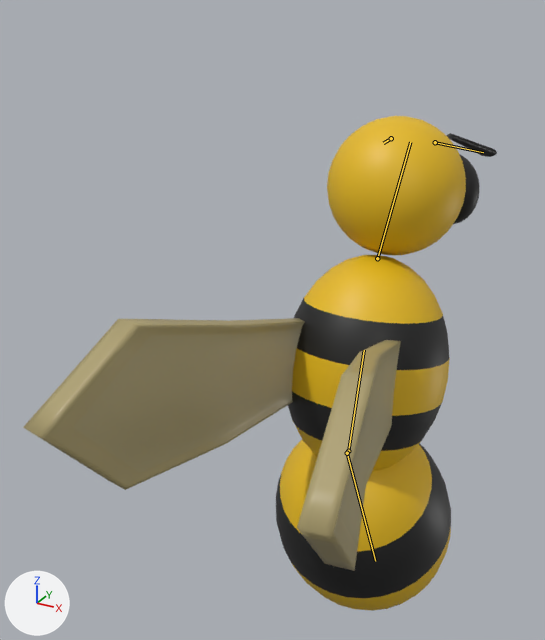
Renders of the FBX model GithubGameJam2021/Assets/FBX/Characters/Bee.fbx from each side of a commit.
Camera for both pictures: a 50 mm lens placed at (3.75, -9.12, 9.47), pointed at (-1.28, 0.03, 4.9). Every picture has the same lights, and +X, +Y and +Z are marked at lower left. The bones that change are drawn over the model as lines.
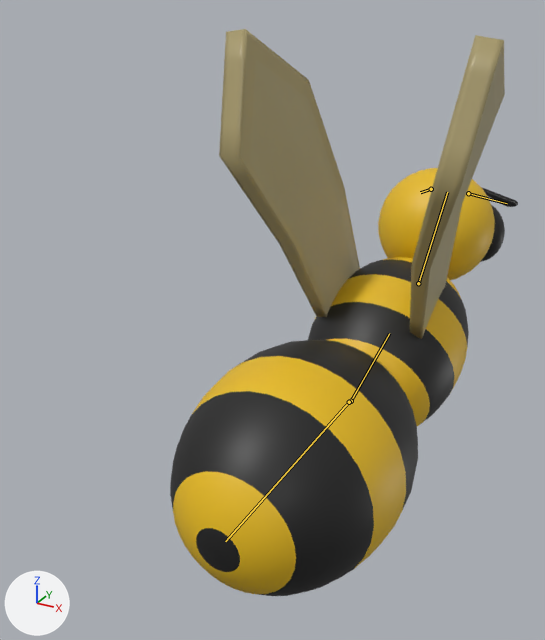
The newer file adds an action. The first version stands in its rest pose; the second is drawn at frame 22 of the action 'FlyMoveBaked'.

The change, as JSON lines over the scene's bpy script:
```json
{"block": "bone_root", "where": "bone_root = bpy.data.objects['Armature'].pose.bones['Root']"}
{"op": "set", "path": "bone_root.location", "old": "(0.0, 0.0, 0.0)", "new": "(0.0, 0.86, -0.23)"}
{"op": "set", "path": "bone_root.rotation_quaternion", "old": "(1.0, 0.0, 0.0, 0.0)", "new": "(0.878, 0.48, 0.0, 0.0)", "note": "degrees (0, 0, 0) -> degrees (57, 0, 0)"}
{"block": "bone_head", "where": "bone_head = bpy.data.objects['Armature'].pose.bones['Head']  # child of 'Root'"}
{"op": "set", "path": "bone_head.rotation_quaternion", "old": "(1.0, 0.0, 0.0, 0.0)", "new": "(0.91, -0.415, 0.0, 0.0)", "note": "degrees (0, 0, 0) -> degrees (-49, 0, 0)"}
{"block": "bone_antenna_l", "where": "bone_antenna_l = bpy.data.objects['Armature'].pose.bones['Antenna.L']  # child of 'AntennaRoot.L'"}
{"op": "set", "path": "bone_antenna_l.rotation_quaternion", "old": "(1.0, 0.0, 0.0, 0.0)", "new": "(0.999, -0.023, 0.0, 0.031)", "note": "degrees (0, 0, 0) -> degrees (-3, 0, 4)"}
{"block": "bone_antenna_r", "where": "bone_antenna_r = bpy.data.objects['Armature'].pose.bones['Antenna.R']  # child of 'AntennaRoot.R'"}
{"op": "set", "path": "bone_antenna_r.rotation_quaternion", "old": "(1.0, 0.0, 0.0, 0.0)", "new": "(0.999, -0.021, 0.0, -0.029)", "note": "degrees (0, 0, 0) -> degrees (-2, 0, -3)"}
{"block": "bone_bottom", "where": "bone_bottom = bpy.data.objects['Armature'].pose.bones['Bottom']  # child of 'Root'"}
{"op": "set", "path": "bone_bottom.rotation_quaternion", "old": "(1.0, 0.0, 0.0, 0.0)", "new": "(0.876, -0.464, -0.009, -0.133)", "note": "degrees (0, 0, 0) -> degrees (-55, -8, -13)"}
```

What differs and where, as boxes [x1, y1, x2, y2] in the pictures (545 x 640 px):
```json
{"object": "Sphere.001", "change": "posed", "before": [23, 116, 497, 611], "after": [170, 29, 518, 596], "on screen": "27% narrower, 15% taller"}
{"bone": "Root", "before": "(348, 451) to (364, 350)", "after": "(351, 401) to (389, 333)"}
{"bone": "Head", "before": "(377, 258) to (410, 142)", "after": "(418, 283) to (447, 192)"}
{"bone": "Antenna.L", "before": "(391, 138) to (383, 143)", "after": "(431, 189) to (420, 192)"}
{"bone": "Antenna.R", "before": "(435, 142) to (483, 152)", "after": "(468, 193) to (507, 203)"}
{"bone": "Bottom", "before": "(347, 453) to (375, 561)", "after": "(349, 402) to (225, 541)"}
```
